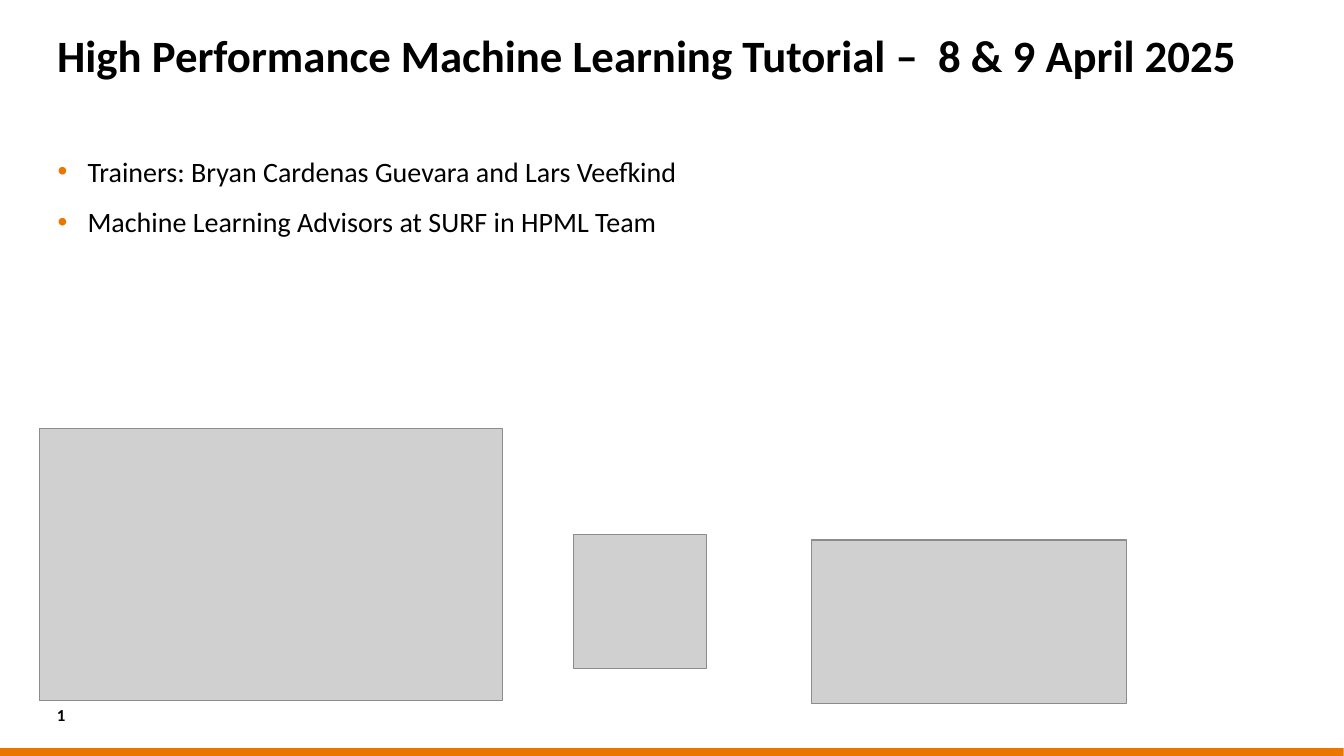
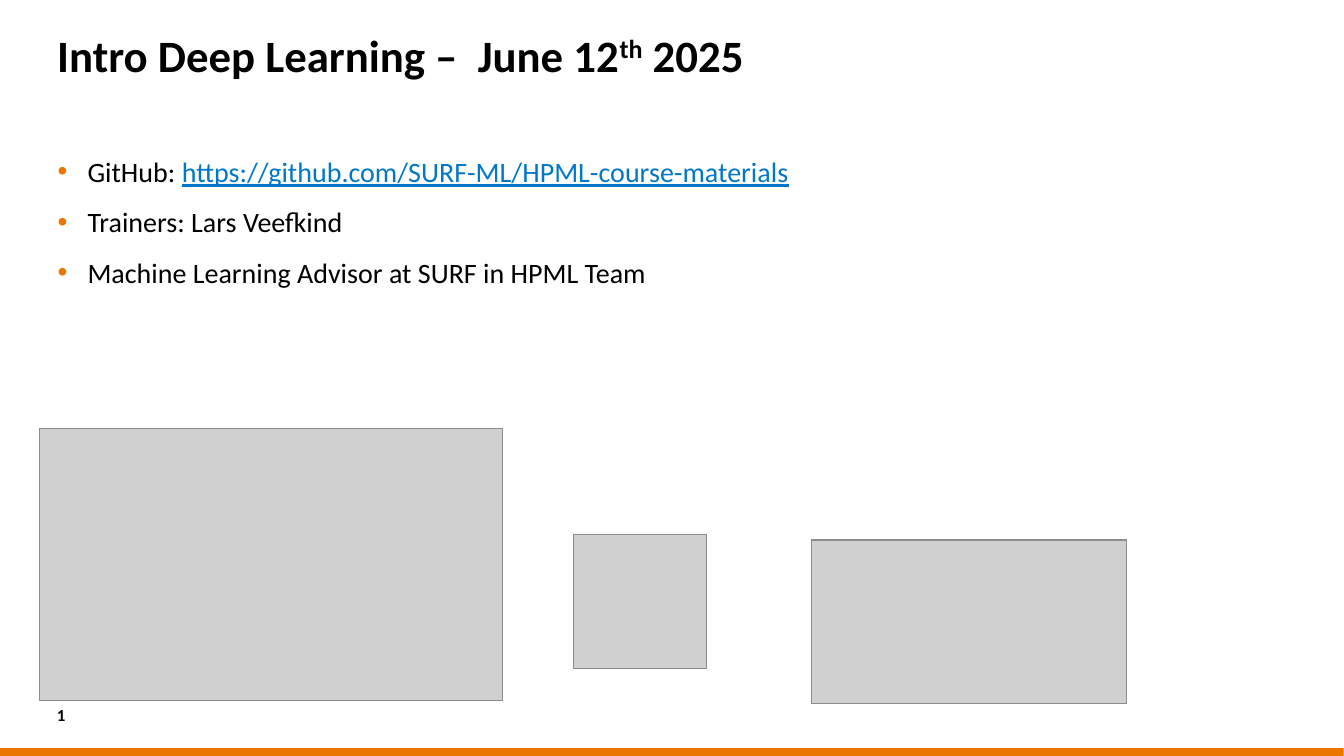
Before and after one commit to sara-nl/HPML-course-materials, a slide deck: slide 1 of Day1/slides/EuroHPC_HPML_welcome.pptx. Drawn at 1344x756 pixels with LibreOffice and Linux fonts; fonts in the diff are those of the drawing; grey boxes stand for pictures; background and template pictures are left out. Boxes give left, top, right and bottom in pixels: in the first picture for what was removed or moved away, otherwise in the second. Text is boxed around its words. In the diff, an @@ line names an element or a change of style, - is before the commit and + after.

```diff
--- a/Day1/slides/EuroHPC_HPML_welcome.pptx
+++ b/Day1/slides/EuroHPC_HPML_welcome.pptx
@@ title at (57, 40, 744, 80): text changed @@
-High Performance Machine Learning Tutorial – 8 & 9 April 2025
+Intro Deep Learning – June 12th 2025
@@ text at (88, 162, 788, 288): text changed @@
-• Trainers: Bryan Cardenas Guevara and Lars Veefkind
-• Machine Learning Advisors at SURF in HPML Team
+• GitHub: https://github.com/SURF-ML/HPML-course-materials
+• Trainers: Lars Veefkind
+• Machine Learning Advisor at SURF in HPML Team
```
Also in this commit, not shown: 5 other slides changed, 1 other file.
